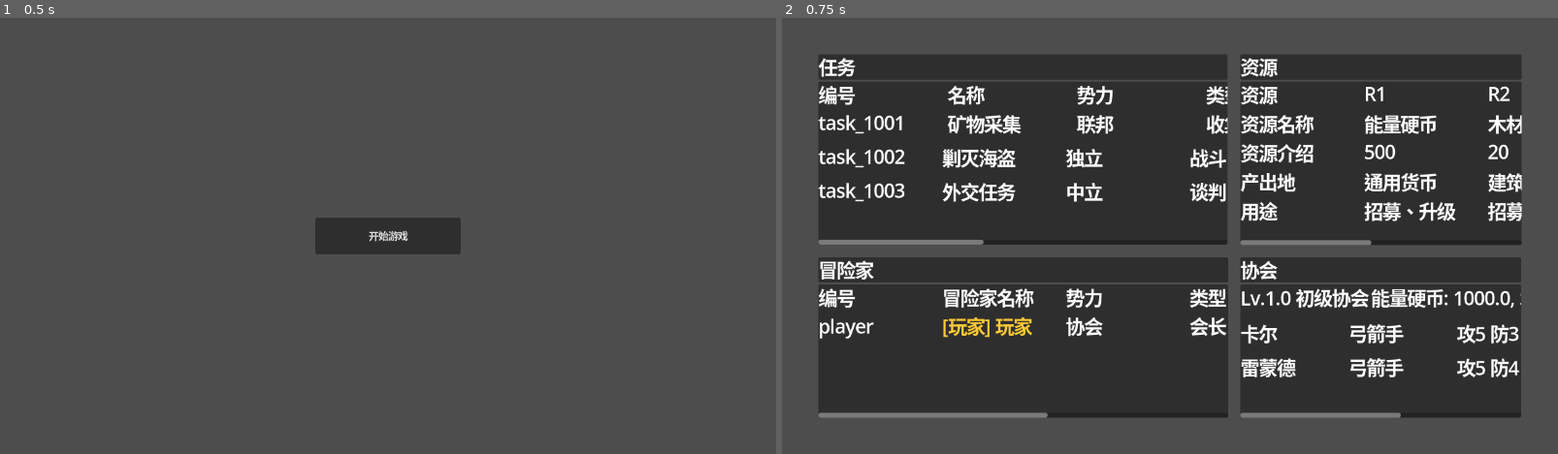
Above: before the commit, frames 1-2 (left to right).
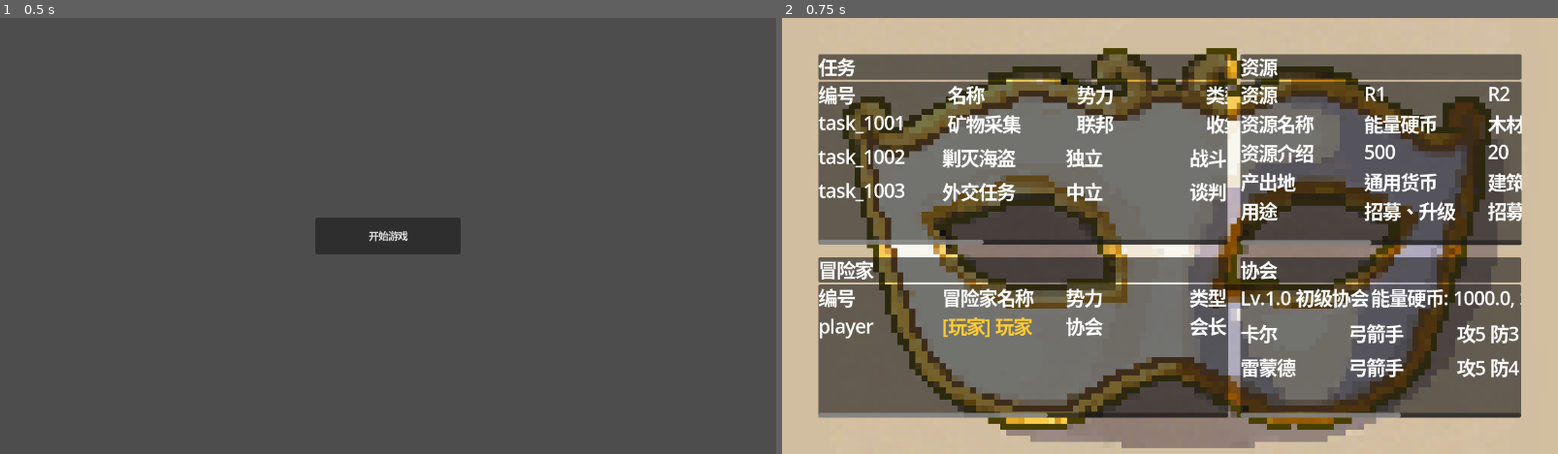
Above: after the commit, the same moments.

Repository: unjerry/GGJ2026
Game: Godot game, scene res://ControlTest/cover.tscn
The game is run twice, just before and just after one commit, with the same random seed, the same clock (stepped at 60 frames per second) and the same inputs.
Inputs:
- Up to frame 1 (0.5 s): no input
- Up to frame 2 (0.75 s): click "开始游戏" at 0.5 s

Frame 1 is identical in both runs. In frame 2, 88% of the frame differs, in the area x 0-100%, y 0-100%.

Commit message:
A mask1.* -m mask texture

Diff:
--- a/svs-4-5-1/ControlTest/testt.tscn
+++ b/svs-4-5-1/ControlTest/testt.tscn
@@ -1,7 +1,22 @@
-[gd_scene load_steps=3 format=3 uid="uid://b4nxfyhc5akri"]
+[gd_scene load_steps=5 format=3 uid="uid://b4nxfyhc5akri"]
 
 [ext_resource type="Theme" uid="uid://babllk7qflvhe" path="res://ControlTest/testt.tres" id="1_a1fkk"]
 [ext_resource type="Script" uid="uid://bb0a2k1y6kuwu" path="res://ControlTest/testt.gd" id="1_testt"]
+[ext_resource type="Texture2D" uid="uid://cn5p7oigoxgxj" path="res://assets/mask1.png" id="3_bnb0s"]
+
+[sub_resource type="ArrayMesh" id="ArrayMesh_ylk27"]
+_surfaces = [{
+"2d": true,
+"aabb": AABB(-640, -360, 0, 1280, 720, 0),
+"attribute_data": PackedByteArray(0, 0, 0, 0, 0, 0, 0, 0, 0, 0, 0, 0, 0, 0, 128, 63, 0, 0, 128, 63, 0, 0, 128, 63, 0, 0, 128, 63, 0, 0, 0, 0),
+"format": 34393296913,
+"index_count": 6,
+"index_data": PackedByteArray(0, 0, 3, 0, 2, 0, 2, 0, 1, 0, 0, 0),
+"primitive": 3,
+"uv_scale": Vector4(0, 0, 0, 0),
+"vertex_count": 4,
+"vertex_data": PackedByteArray(0, 0, 32, 196, 0, 0, 180, 195, 0, 0, 32, 196, 0, 0, 180, 67, 0, 0, 32, 68, 0, 0, 180, 67, 0, 0, 32, 68, 0, 0, 180, 195)
+}]
 
 [node name="Control" type="Control"]
 layout_mode = 3
@@ -17,6 +32,11 @@
 theme = ExtResource("1_a1fkk")
 script = ExtResource("1_testt")
 
+[node name="Sprite2D" type="MeshInstance2D" parent="."]
+position = Vector2(590, 310)
+mesh = SubResource("ArrayMesh_ylk27")
+texture = ExtResource("3_bnb0s")
+
 [node name="Control" type="Control" parent="."]
 layout_mode = 1
 anchor_right = 0.58955556
Binary file added: svs-4-5-1/assets/mask1.png
Not shown, added: svs-4-5-1/assets/mask1.png.import
